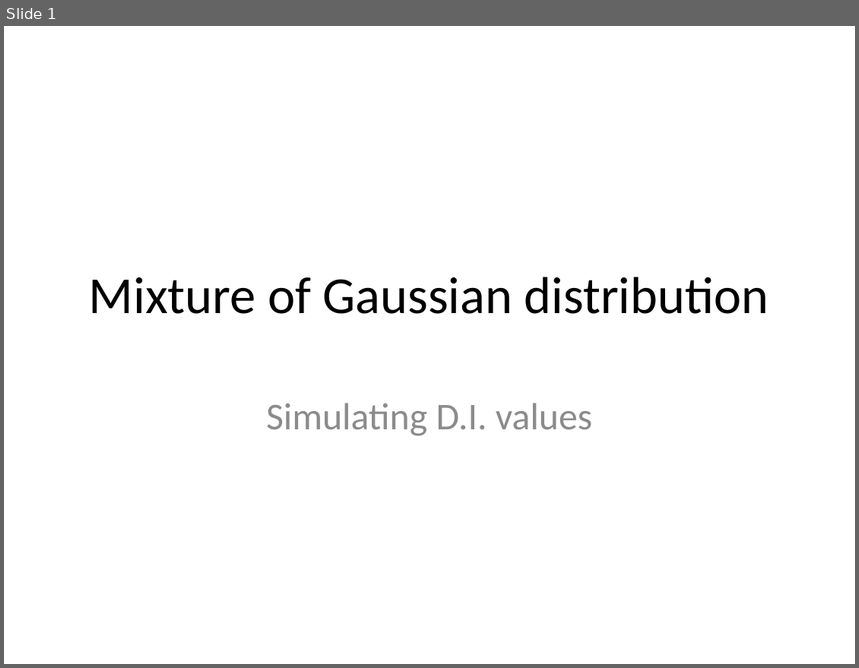
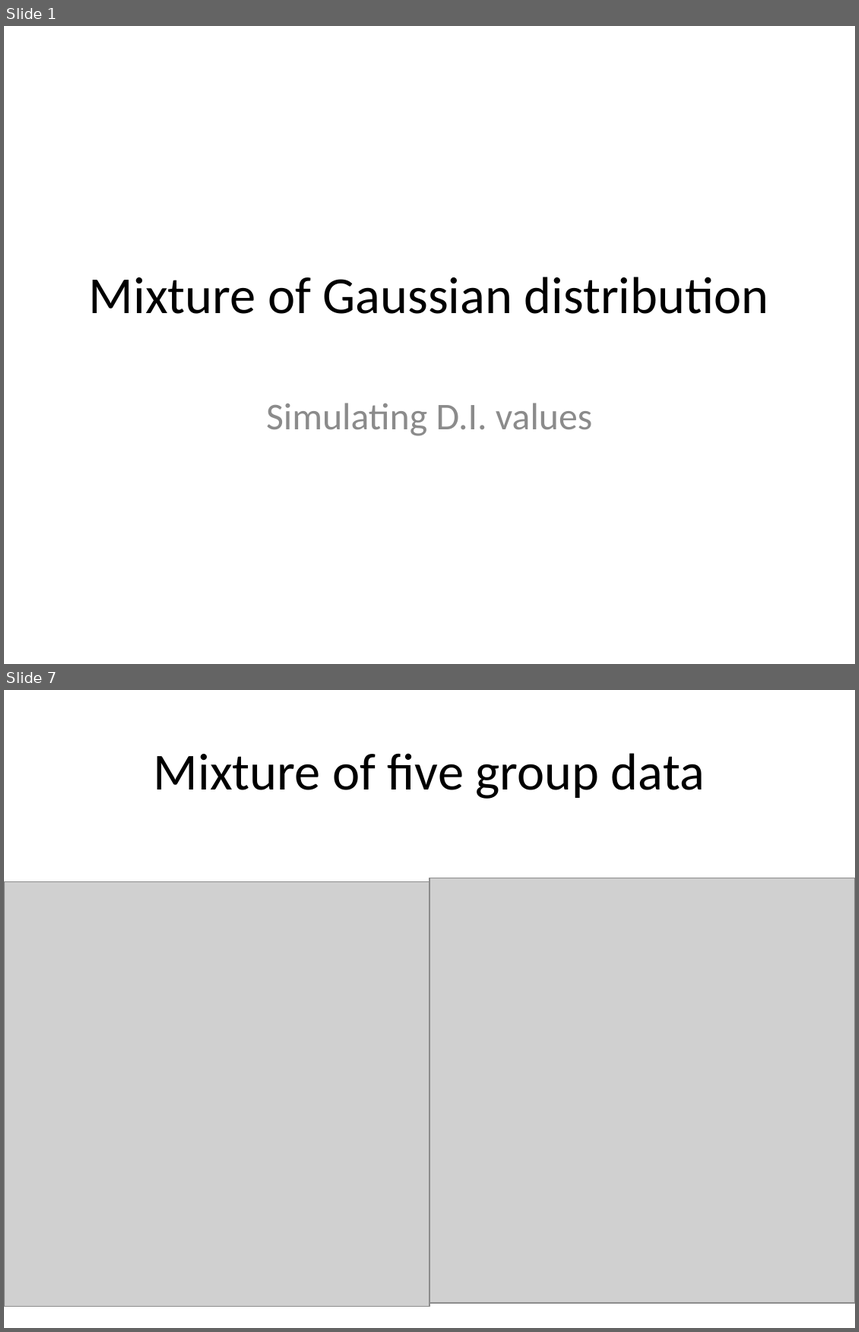
Before and after one commit to 2waybene/mixturemodel, a slide deck: doc/oscc_project_v1.pptx. Shown one above the other, each under a label of ours: slide 1 before the commit, slides 1 and 7 after it; the slides between them are not shown. The pictures are 859x668 and 859x1332 pixels, drawn with LibreOffice and Linux fonts; fonts in the diff are those of the drawing; grey boxes stand for pictures. Boxes give left, top, right and bottom in pixels: in the first picture for what was removed or moved away, otherwise in the second. Text is boxed around its words. In the diff, an @@ line names an element or a change of style, - is before the commit and + after.

```diff
--- a/doc/oscc_project_v1.pptx
+++ b/doc/oscc_project_v1.pptx
@@ slide 7 added at [4,690,855,1328], background #FFFFFF @@
@@ title added at [154,753,705,799], 44 pt, text #000000 @@
+Mixture of five group data
@@ picture added at [4,882,430,1306] @@
@@ picture added at [430,878,855,1303] @@
```
Also in this commit, not shown: 1 slide changed, 4 other slides added, 7 other files.
